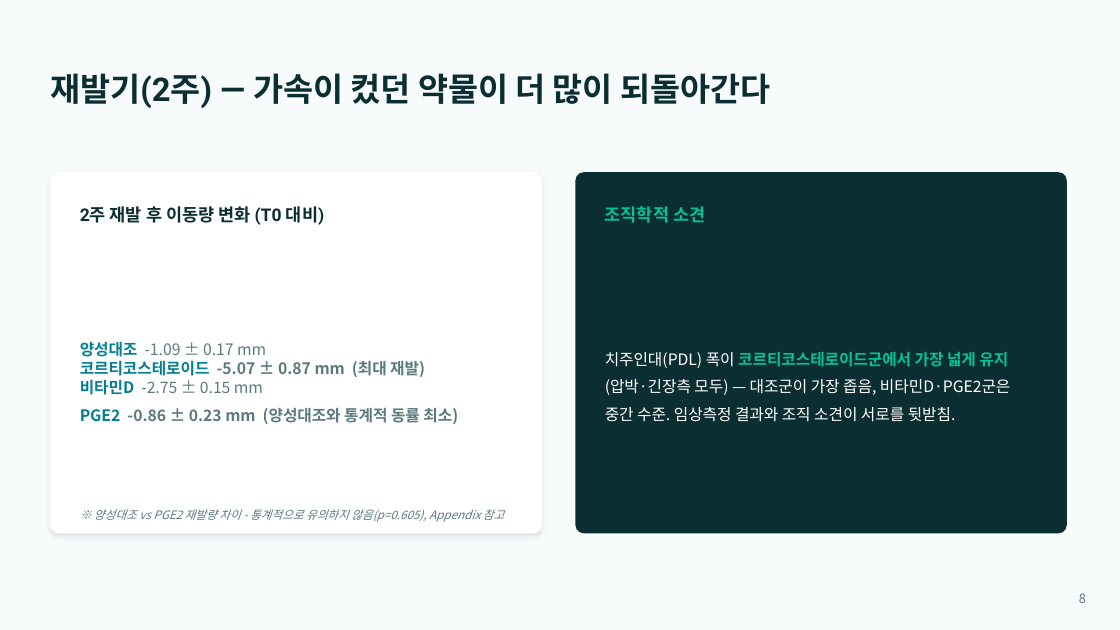
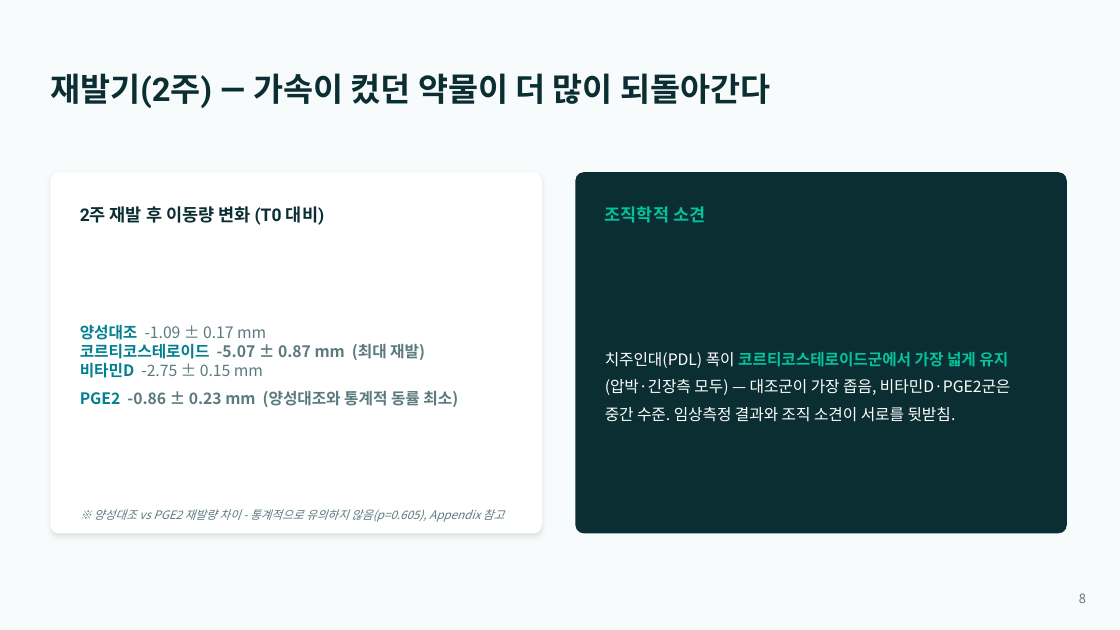
Before and after one commit to yojokem/-, a slide deck: slide 8 of 치과약리학실험2-논문발표/치과약리학실험2_논문발표.pptx. Drawn at 1120x630 pixels with LibreOffice and Linux fonts; fonts in the diff are those of the drawing. Boxes give left, top, right and bottom in pixels: in the first picture for what was removed or moved away, otherwise in the second. Text is boxed around its words. In the diff, an @@ line names an element or a change of style, - is before the commit and + after.

```diff
--- a/치과약리학실험2-논문발표/치과약리학실험2_논문발표.pptx
+++ b/치과약리학실험2-논문발표/치과약리학실험2_논문발표.pptx
@@ text "양성대조 -1.09 ± 0.17 mm ...": place and size @@
-text "양성대조 -1.09 ± 0.17 mm ..." at (80, 341, 458, 424)
+text "양성대조 -1.09 ± 0.17 mm ..." at (80, 324, 458, 407)
```
Also in this commit, not shown: 4 other slides changed, 1 slide added, 3 other files.
